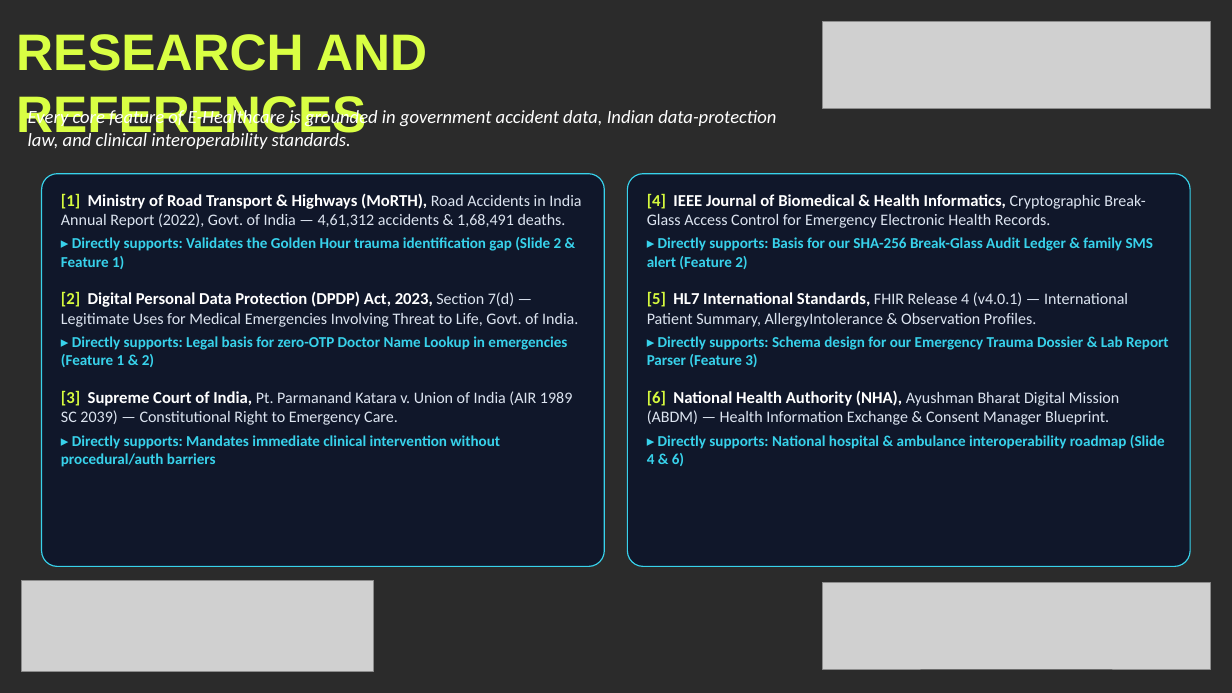
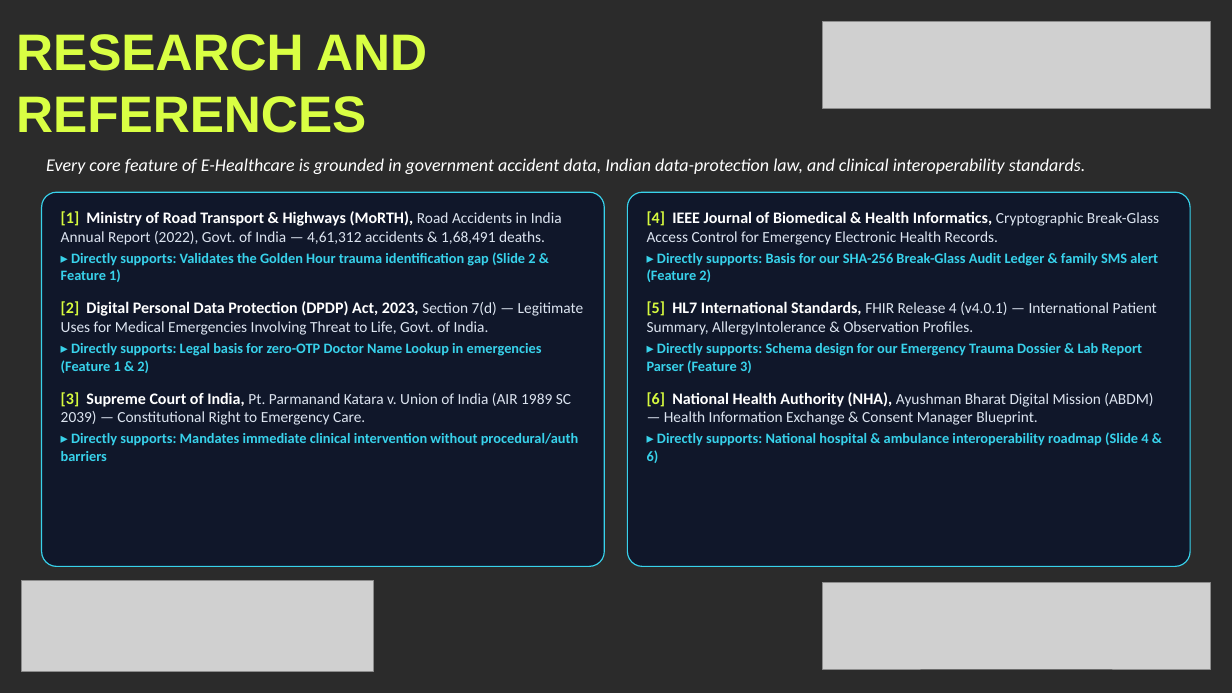
Before and after one commit to yogeshwaran2344/e-healthcare, a slide deck: slide 7 of Khacks_4.0_Proxy_Submission.pptx. Drawn at 1232x693 pixels with LibreOffice and Linux fonts; fonts in the diff are those of the drawing; grey boxes stand for pictures; background and template pictures are left out; a plain dark background stands for a picture behind light text. Boxes give left, top, right and bottom in pixels: in the first picture for what was removed or moved away, otherwise in the second. Text is boxed around its words. In the diff, an @@ line names an element or a change of style, - is before the commit and + after.

Commit message:
fix(hackathon): fix top subtitle alignment on Slide 7 Research and References to prevent overlap

```diff
--- a/Khacks_4.0_Proxy_Submission.pptx
+++ b/Khacks_4.0_Proxy_Submission.pptx
@@ text "Every core feature of E-Healthcare ...": place and size @@
-text "Every core feature of E-Healthcare ..." at [28,108,776,149]
+text "Every core feature of E-Healthcare ..." at [46,158,1086,174]
@@ text "Every core feature of E-Healthcare ..." at [46,158,1086,174]: size 14.5 to 14 pt @@
@@ rounded rectangle "[1] Ministry of Road Transport ...": place and size @@
-rounded rectangle "[1] Ministry of Road Transport ..." at [42,174,604,567]
+rounded rectangle "[1] Ministry of Road Transport ..." at [42,192,604,567]
@@ rounded rectangle "[1] Ministry of Road Transport ..." at [42,192,604,567]: size 13 to 12.5 pt in "[1] Ministry of Road Transport & Highways ...", "[2] Digital Personal Data Protection (DPDP) Act, ...", "[3] Supreme Court of India,"; size 12.5 to 12 pt in "Road Accidents in India Annual Report (2022), ...", "Section 7(d) — Legitimate Uses for Medical ...", "Pt. Parmanand Katara v. Union of India ..."; size 11.8 to 11.2 pt in "▸ Directly supports: Validates the Golden Hour ...", "▸ Directly supports: Legal basis for zero-OTP ...", "▸ Directly supports: Mandates immediate clinical interventio ..."; less space between paragraphs @@
@@ rounded rectangle "[4] IEEE Journal of Biomedical ...": place and size @@
-rounded rectangle "[4] IEEE Journal of Biomedical ..." at [628,174,1190,567]
+rounded rectangle "[4] IEEE Journal of Biomedical ..." at [628,192,1190,567]
@@ rounded rectangle "[4] IEEE Journal of Biomedical ..." at [628,192,1190,567]: size 13 to 12.5 pt in "[4] IEEE Journal of Biomedical & Health ...", "[5] HL7 International Standards,", "[6] National Health Authority (NHA),"; size 12.5 to 12 pt in "Cryptographic Break-Glass Access Control for Emergency Elect ...", "FHIR Release 4 (v4.0.1) — International Patient ...", "Ayushman Bharat Digital Mission (ABDM) — Health ..."; size 11.8 to 11.2 pt in "▸ Directly supports: Basis for our SHA-256 ...", "▸ Directly supports: Schema design for our ...", "▸ Directly supports: National hospital & ambulance ..."; less space between paragraphs @@
```
Also in this commit, not shown: 5 other slides changed, 1 other file.
